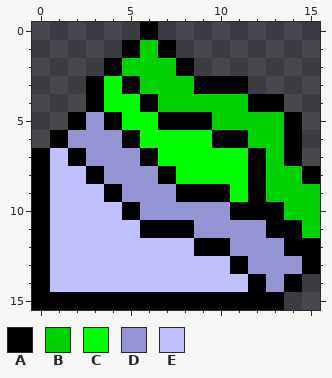
Pixel-art sprite -- kchart/toolbar/locolor/lo16-action-areas.png. Above is the file before it was changed.
The file is 16x16 pixels.
Palette (. is transparent): A #000000  B #00d300  C #00ff00  D #9595d6  E #c0c0ff
The same view after the edit:
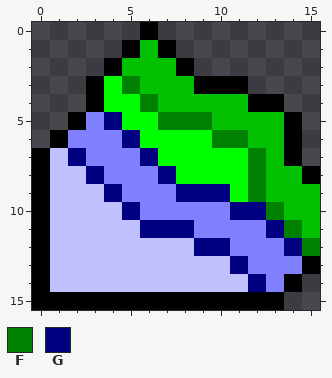
Colours new in this view: F #008000  G #000080
The exact change:
colour B: #00d300 -> #00c000
colour D: #9595d6 -> #8080ff
Changed rows in their new state; - is a pixel that keeps its letter.
first column x 2:
 3 ---F----------
 4 ----F---------
 5 --G--FFF------
 6 ---G----FF----
 7 G---G-----F---
 8 -G---G----F---
 9 --G---GGG-F---
10 ---G-----GGF--
11 ----GGG----GF-
12 -------GG---GF
13 ---------G----
14 ----------G---
